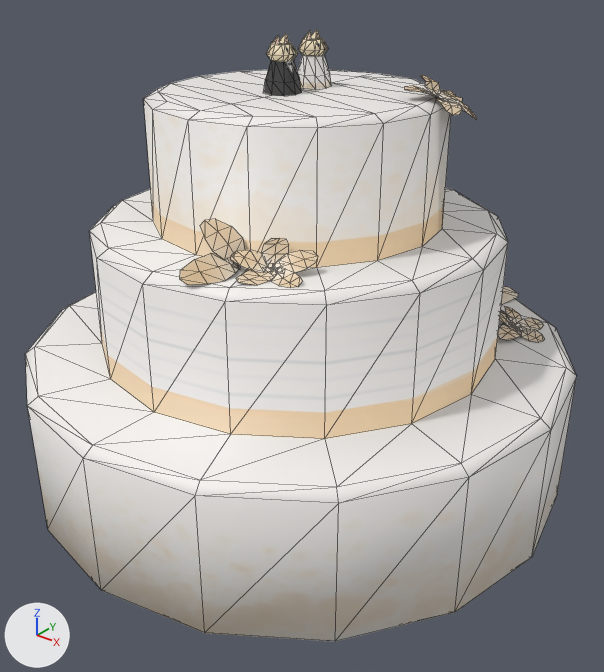
Two versions of the glTF model projects/Chateau_Gateau/res/pastries/models/cakePecan.gltf, one commit apart.
The view is the same before and after, from a 50 mm lens placed at (1.62, -2.01, 1.74), pointed at (0.07, -0.07, 0.54). Arrows for +X, +Y and +Z are at lower left; the lights stay in place. Mesh edges are drawn as thin lines. Vertices at the same position are counted once.

In view in the first picture: 'WeddingCake_Object'.
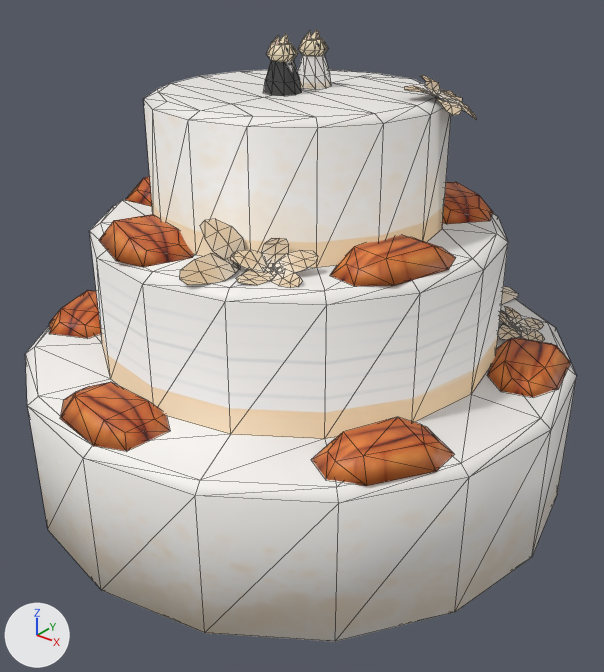
Location of each change, [x1, y1, x2, y2] in pixels of the pictures (604 x 672 px):
part 1 of me_cylinder, added (orange)
    after: [49, 176, 571, 486]

Diff of the bpy script that builds the scene:
```diff
--- a/projects/Chateau_Gateau/res/pastries/models/cakePecan.gltf.py
+++ b/projects/Chateau_Gateau/res/pastries/models/cakePecan.gltf.py
@@ mat_material_002 @@
+mat_material_002 = principled_material('Material.002')
+mat_material_002.texture = img_cakeplain
@@ me_cylinder @@
 # used by ob_weddingcake_object; location = (0.0, 0.0, 0.0)
-me_cylinder.from_pydata(...)  # 630 vertices, 912 faces; spans x -0.91..0.91, y -0.91..0.91, z 0.0..1.47
+me_cylinder.from_pydata(...)  # 806 vertices, 1220 faces; spans x -0.91..0.91, y -0.91..0.91, z 0.0..1.47
+# me_cylinder part 1
+# 176 vertices are added at x -0.81..0.85, y -0.88..0.87, z 0.5..0.97
+# 308 new faces join them, mat_material_002 (picture img_cakeplain)
 me_cylinder.materials.append(mat_material_001)
+me_cylinder.materials.append(mat_material_002)  # picture img_cakeplain
```
